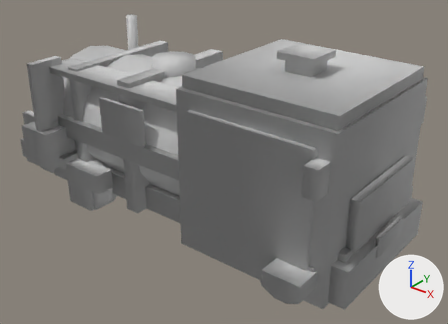
The FBX model game/Airside/Assets/Airside/Art/Models/Vehicles/mdl_fuel_truck_small_authored_v01.fbx as it was, and as the next commit left it.
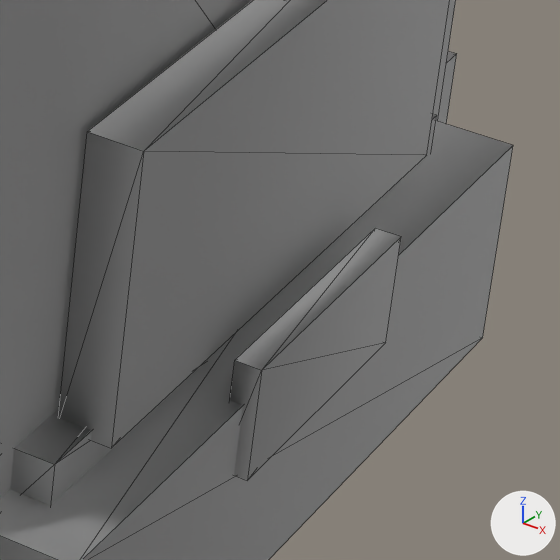
There are two pictures of each version: one whole from a camera (50 mm lens) standing at (0.0363, -0.0431, 0.0338) and looking at (0.002, -0.0002, 0.0072), one close up on the part from 75% to 96% of the width and 55% to 84% of the height. The lights are fixed; the arrows at lower right show +X, +Y and +Z. The older version's two pictures come first. The close-ups show mesh edges as thin lines. Where no turn or scale is listed for an object, it has been applied to the vertices.

In view in the first close-up: 'bumper', 'cab', 'grill', 'light_bar', 'number_plate', 'step_r'.
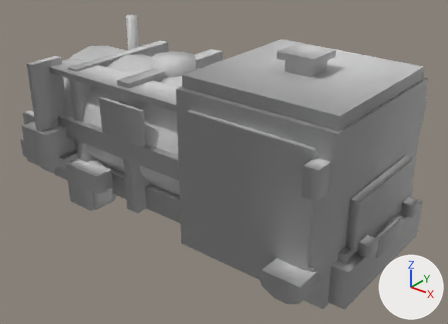
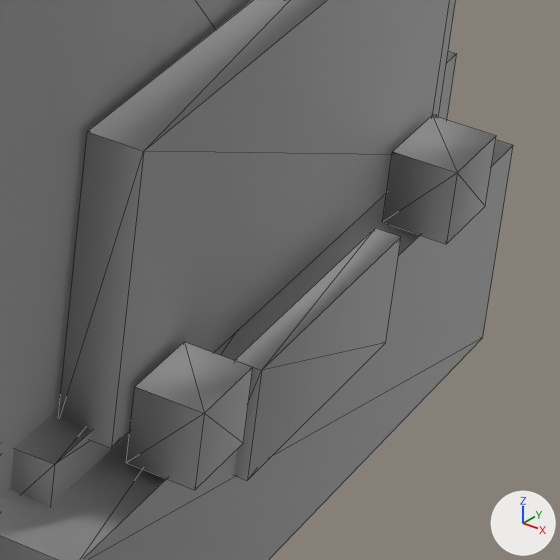
Pixel boxes [x1, y1, x2, y2] of what changed, in the close-ups (560 x 560 px):
'headlight_l', added: after [126, 342, 253, 490]
'headlight_r', added: after [382, 116, 496, 244]

The change, as a list of edits to the scene's bpy script:
```text
Add me_mesh_043_1:
    me_mesh_043_1.from_pydata(...)  # a box spanning x 0.019..0.02, y 0.0033..0.0047, z 0.0059..0.0071
    me_mesh_043_1.polygons.foreach_set('use_smooth', [True] * 12)
    me_mesh_043_1.materials.append(mat_defaultmaterial)  # light grey #cbcbcb
Add me_mesh_042_1:
    me_mesh_042_1.from_pydata(...)  # a box spanning x 0.019..0.02, y -0.0047..-0.0033, z 0.0059..0.0071
    me_mesh_042_1.polygons.foreach_set('use_smooth', [True] * 12)
    me_mesh_042_1.materials.append(mat_defaultmaterial)  # light grey #cbcbcb
Add ob_headlight_r:
    ob_headlight_r = bpy.data.objects.new('headlight_r', me_mesh_043_1)
    ob_headlight_r.location = (0.0, 0.0, 0.0)
Add ob_headlight_l:
    ob_headlight_l = bpy.data.objects.new('headlight_l', me_mesh_042_1)
    ob_headlight_l.location = (0.0, 0.0, 0.0)
```
